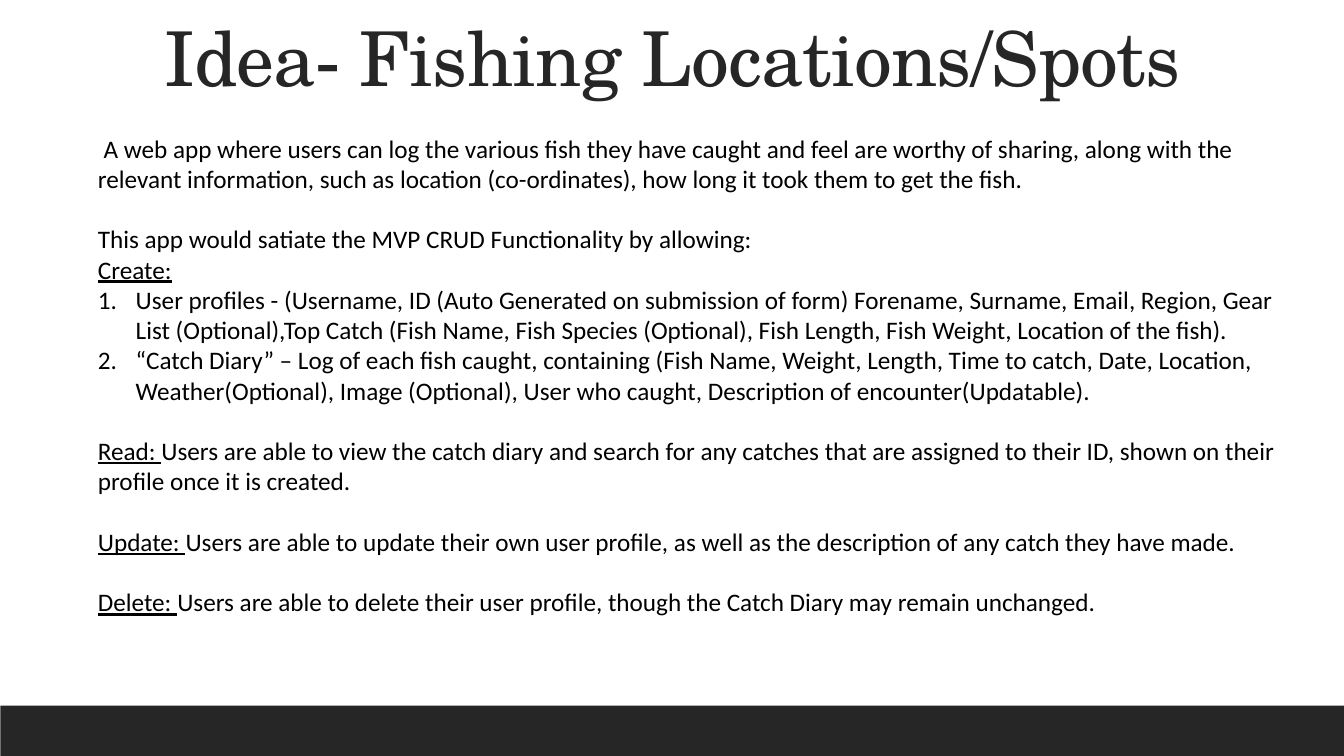
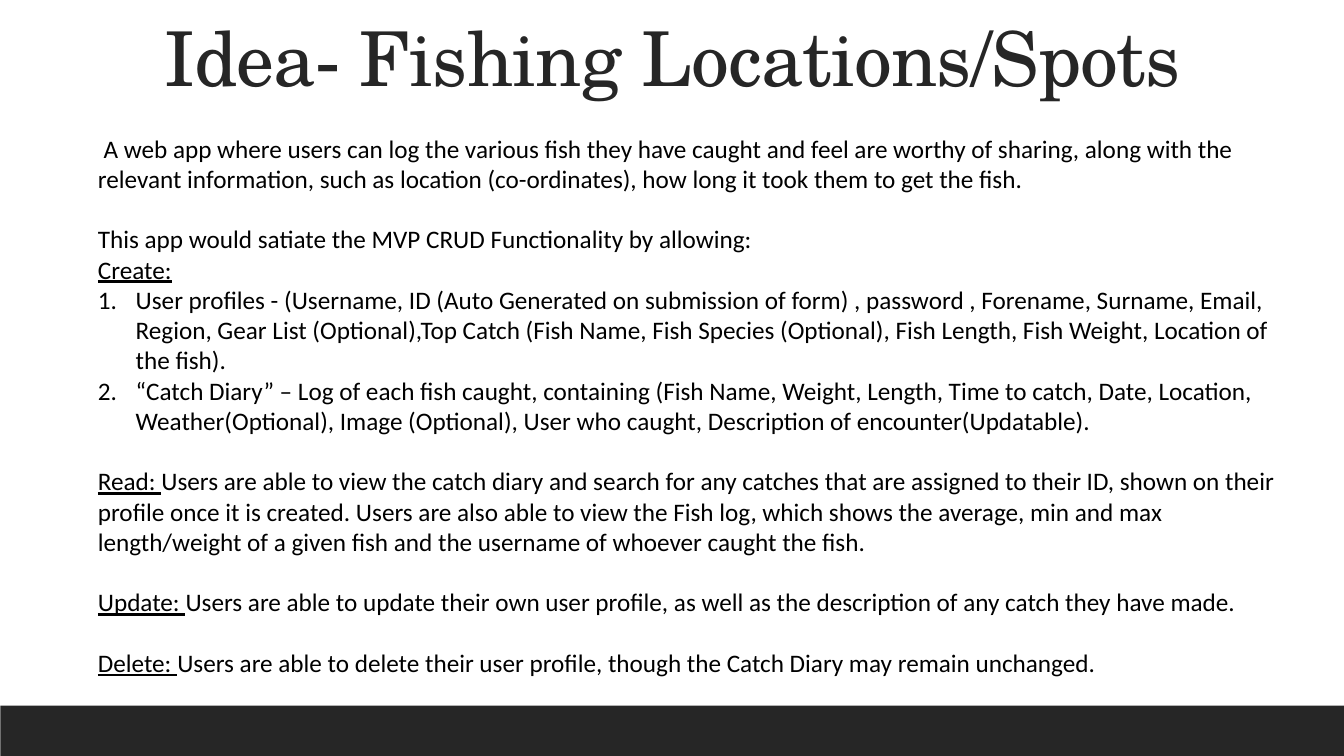
Before and after one commit to Bkirkb/QA-Fundamental, a slide deck: slide 6 of Documentation/DevOps Fundamental PowerPoint.pptx (slide 5 before the commit). Drawn at 1344x756 pixels with LibreOffice and Linux fonts; fonts in the diff are those of the drawing. Boxes give left, top, right and bottom in pixels: in the first picture for what was removed or moved away, otherwise in the second. Text is boxed around its words. In the diff, an @@ line names an element or a change of style, - is before the commit and + after.

```diff
--- a/Documentation/DevOps Fundamental PowerPoint.pptx
+++ b/Documentation/DevOps Fundamental PowerPoint.pptx
@@ text at (136, 290, 1267, 373): text changed @@
-1. User profiles - (Username, ID (Auto Generated on submission of form) Forename, Surname, Email, Region, Gear List (Optional),Top Catch (Fish Name, Fish Species (Optional), Fish Length, Fish Weight, Location of the fish).
+1. User profiles - (Username, ID (Auto Generated on submission of form) , password , Forename, Surname, Email, Region, Gear List (Optional),Top Catch (Fish Name, Fish Species (Optional), Fish Length, Fish Weight, Location of the fish).
@@ text at (98, 472, 1274, 556): text changed @@
-Read: Users are able to view the catch diary and search for any catches that are assigned to their ID, shown on their profile once it is created.
+Read: Users are able to view the catch diary and search for any catches that are assigned to their ID, shown on their profile once it is created. Users are also able to view the Fish log, which shows the average, min and max length/weight of a given fish and the username of whoever caught the fish.
```
Also in this commit, not shown: 4 slides added, 2 other files.
